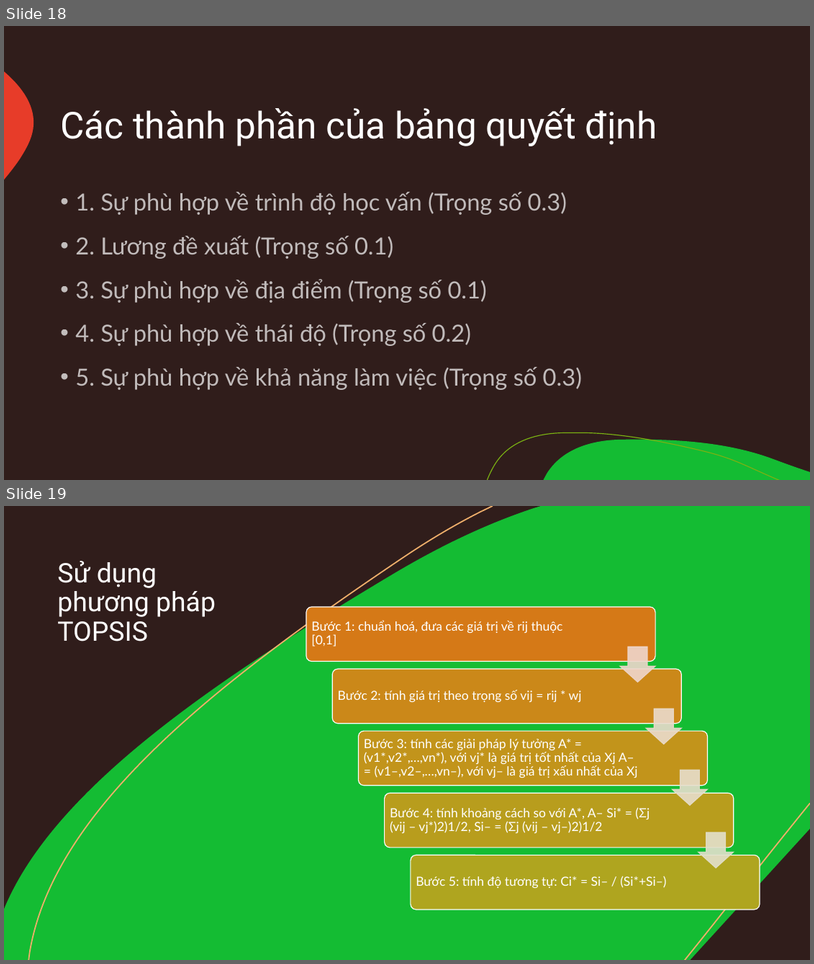
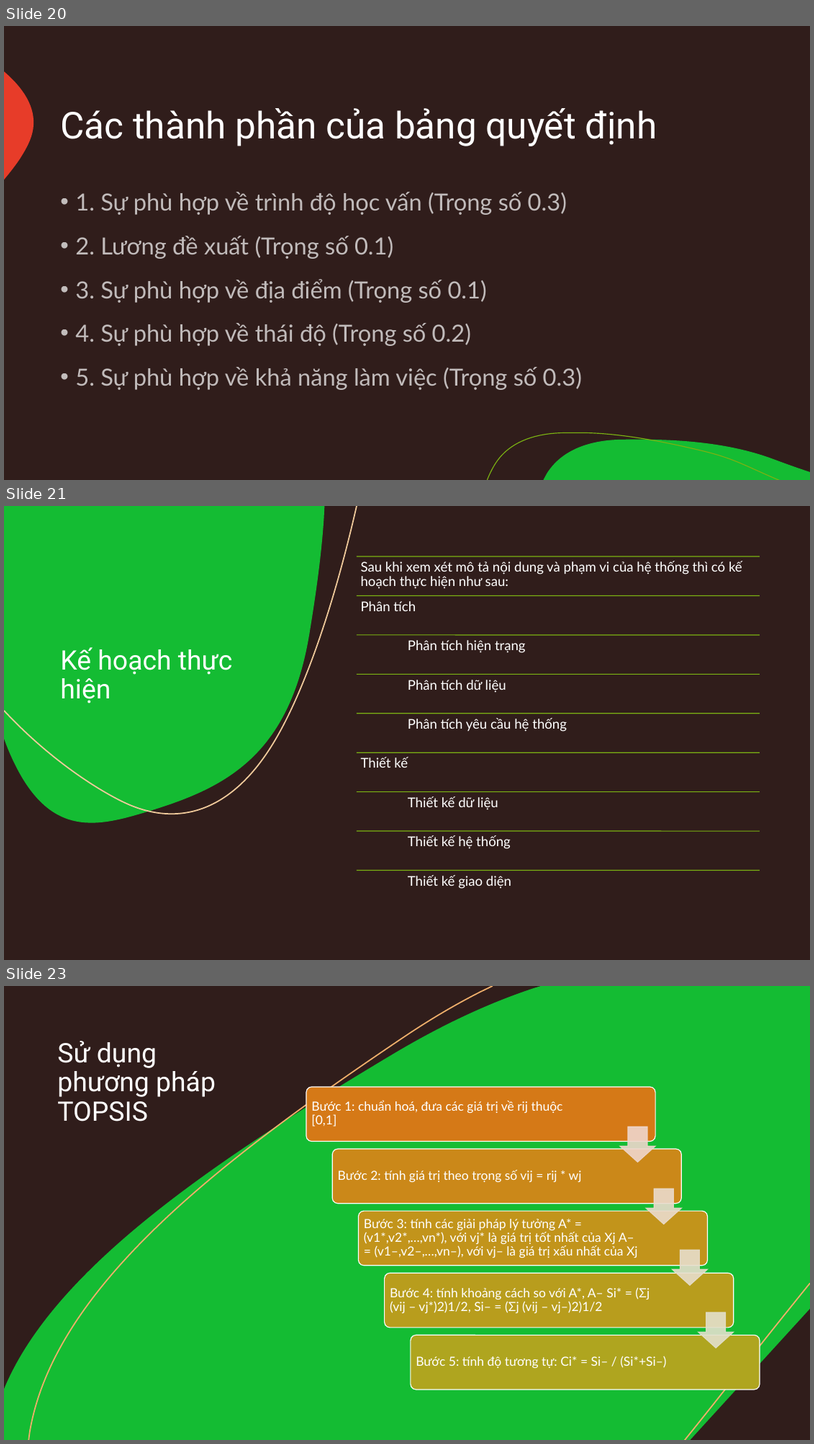
Before and after one commit to Tranphuong99/HTGQD, a slide deck: Báo cáo môn học.pptx. Shown one above the other, each under a label of ours: slides 18 and 19 before the commit, slides 20, 21 and 23 after it; the slides between them are not shown. The pictures are 814x964 and 814x1444 pixels, drawn with LibreOffice and Linux fonts; fonts in the diff are those of the drawing. Boxes give left, top, right and bottom in pixels: in the first picture for what was removed or moved away, otherwise in the second. Text is boxed around its words. In the diff, an @@ line names an element or a change of style, - is before the commit and + after.

```diff
--- a/Báo cáo môn học.pptx
+++ b/Báo cáo môn học.pptx
@@ slide 21 added at <box>4,506,810,960</box>, background #301D1B; not listed: 3 template elements that a slide beside it also shows @@
@@ rectangle added at <box>4,506,810,960</box>, fill #301D1B @@
@@ freeform shape added at <box>4,506,324,823</box>, fill #14BC33 @@
@@ freeform shape added at <box>4,506,357,814</box>, outline #F1CB9C 1.5 pt @@
@@ title added at <box>60,647,232,703</box>, 32 pt, text #FFFFFF @@
+Kế hoạch thực hiện
@@ group added at <box>357,556,760,888</box>: 9 lines, 9 texts @@
+Sau khi xem xét mô tả nội dung và phạm vi của hệ thống thì có kế hoạch thực hiện như sau:
+Phân tích
+Phân tích hiện trạng
+Phân tích dữ liệu
+Phân tích yêu cầu hệ thống
+Thiết kế
+Thiết kế dữ liệu
+Thiết kế hệ thống
+Thiết kế giao diện
@@ what was slide 18 is now slide 20 @@
@@ what was slide 19 is now slide 23 @@
```
Also in this commit, not shown: 1 slide changed, 6 other slides added, 1 slide removed.
